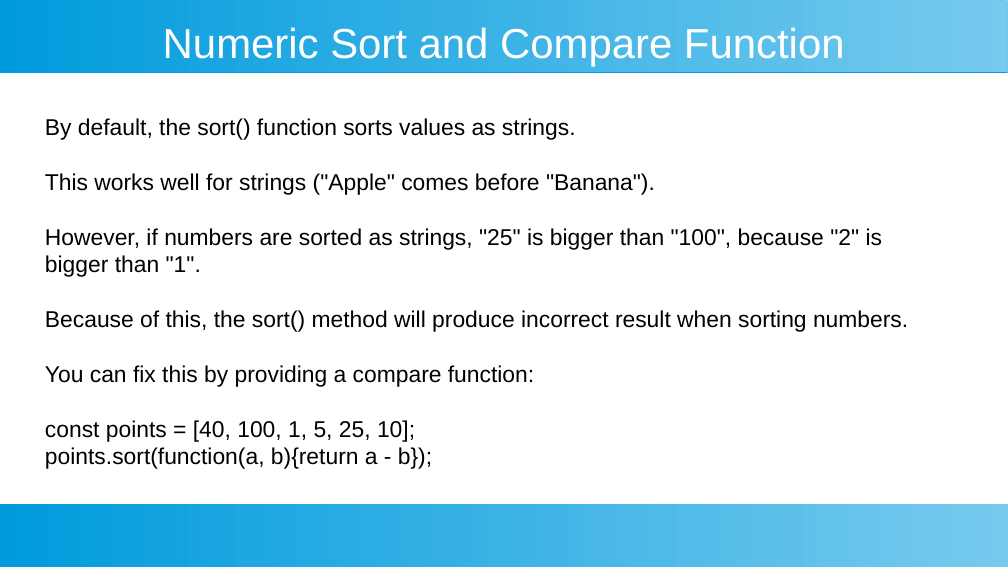
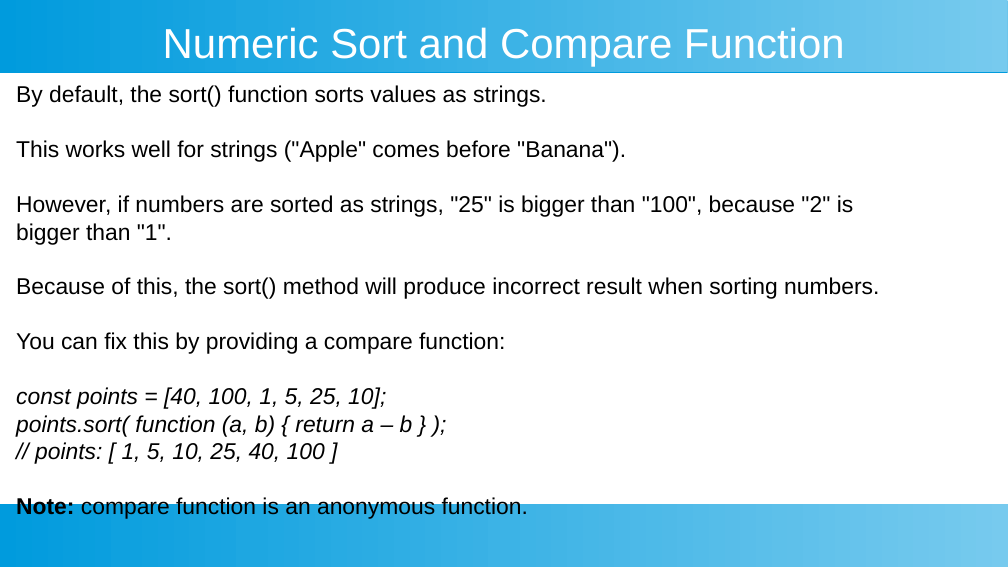
Before and after one commit to ashishjain1547/public_lessons_in_javascript, a slide deck: slide 4 of 7_Arrays in Detail/3 - sorting on an array.odp. Drawn at 1008x567 pixels with LibreOffice and Linux fonts; fonts in the diff are those of the drawing. Boxes give left, top, right and bottom in pixels: in the first picture for what was removed or moved away, otherwise in the second. Text is boxed around its words. In the diff, an @@ line names an element or a change of style, - is before the commit and + after.

```diff
--- a/7_Arrays in Detail/3 - sorting on an array.odp
+++ b/7_Arrays in Detail/3 - sorting on an array.odp
@@ text "By default, the sort() function ...": place and size @@
-text "By default, the sort() function ..." at (45, 118, 908, 469)
+text "By default, the sort() function ..." at (16, 85, 879, 464)
@@ text at (16, 387, 386, 409): italic on in "const points = [40, 100, 1, 5, ..." @@
@@ text at (16, 415, 413, 464): text changed; italic on @@
-points.sort(function(a, b){return a - b});
+points.sort( function (a, b) { return a – b } );
+// points: [ 1, 5, 10, 25, 40, 100 ]
+Note: compare function is an anonymous function.
```
Also in this commit, not shown: 18 other files.
